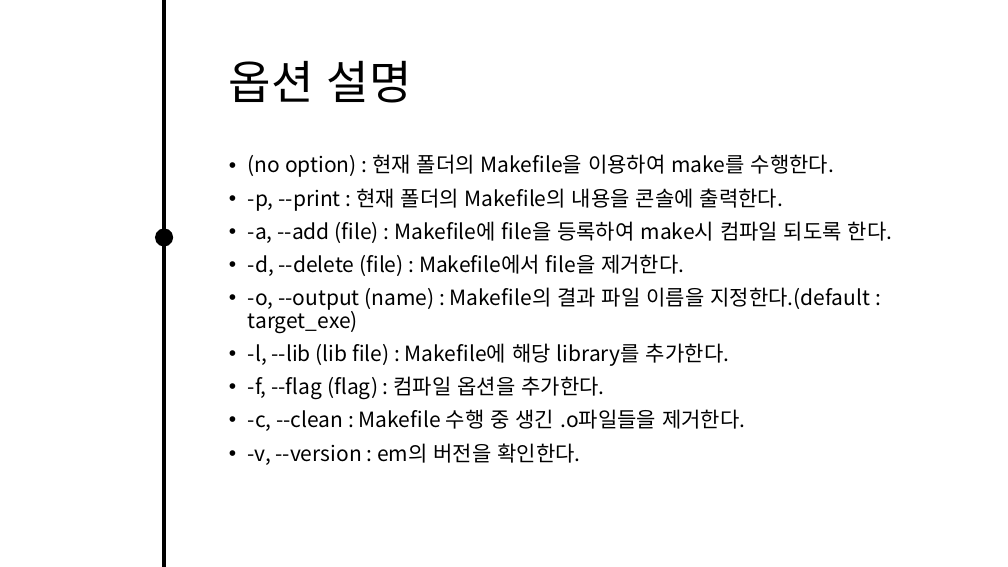
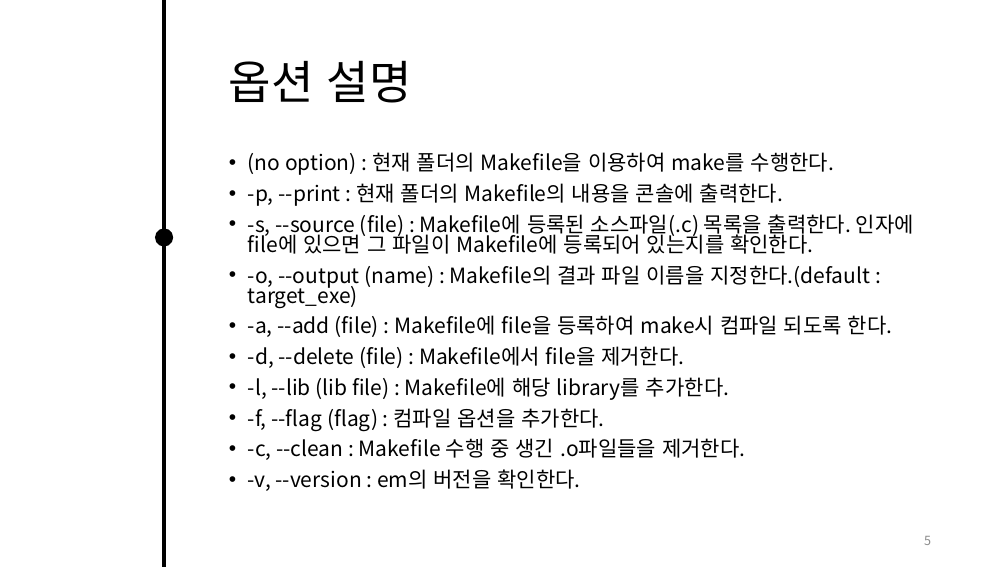
Before and after one commit to CodingMateMoon/make-repo, a slide deck: slide 5 of 고프제안서.pptx (slide 4 before the commit). Drawn at 1008x567 pixels with LibreOffice and Linux fonts; fonts in the diff are those of the drawing; background and template pictures are left out. Boxes give left, top, right and bottom in pixels: in the first picture for what was removed or moved away, otherwise in the second. Text is boxed around its words. In the diff, an @@ line names an element or a change of style, - is before the commit and + after.

```diff
--- a/고프제안서.pptx
+++ b/고프제안서.pptx
@@ text at bbox=[248, 152, 893, 491]: line spacing 0.9 to 0.8 @@
@@ text at bbox=[248, 214, 914, 308]: paragraphs added @@
+• -s, --source (file) : Makefile에 등록된 소스파일(.c) 목록을 출력한다. 인자에 file에 있으면 그 파일이 Makefile에 등록되어 있는지를 확인한다.
+• -o, --output (name) : Makefile의 결과 파일 이름을 지정한다.(default : target_exe)
@@ text at bbox=[248, 287, 870, 333]: paragraph removed @@
-• -o, --output (name) : Makefile의 결과 파일 이름을 지정한다.(default : target_exe)
@@ page number added at bbox=[924, 536, 931, 545], 12 pt, text #8C8C8C @@
+5
```
Also in this commit, not shown: 5 other slides changed, 3 slides added, 2 slides removed.
